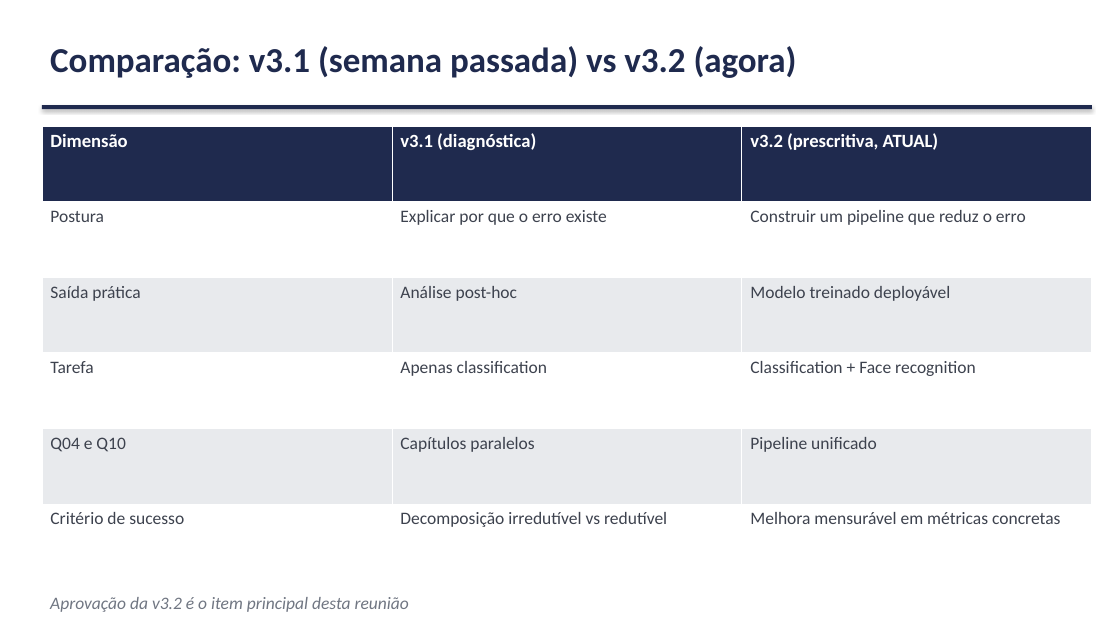
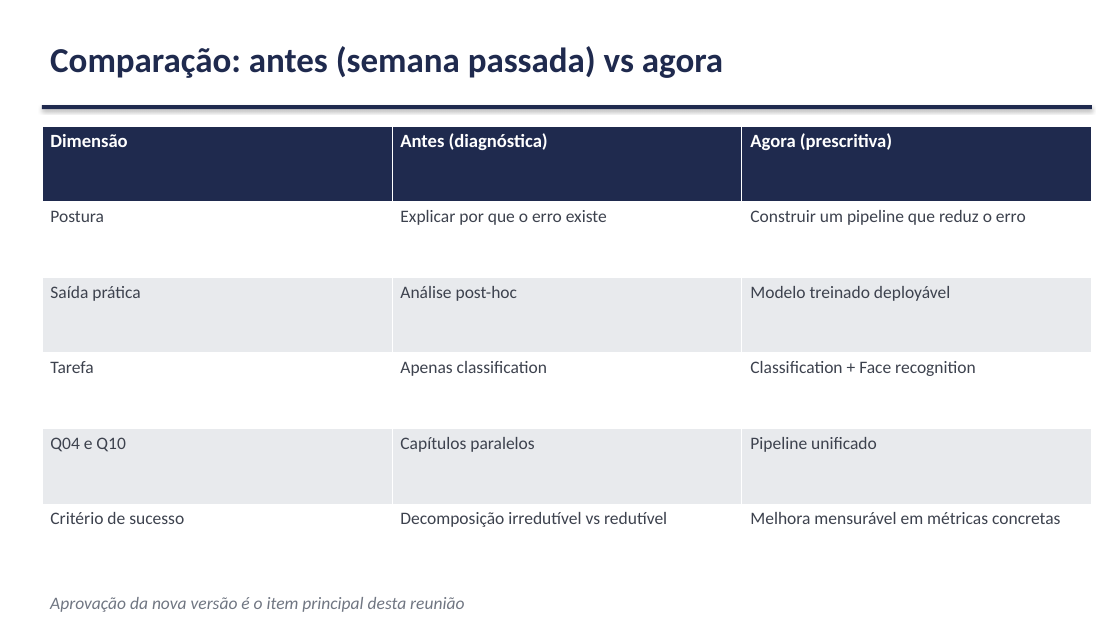
Before and after one commit to marcellozzetti/Facial-Recognition-Models-Mitigating-Bias, a slide deck: slide 15 of docs/ativo/material_reuniao_orientador_v3.2.1.pptx. Drawn at 1120x630 pixels with LibreOffice and Linux fonts; fonts in the diff are those of the drawing. Boxes give left, top, right and bottom in pixels: in the first picture for what was removed or moved away, otherwise in the second. Text is boxed around its words. In the diff, an @@ line names an element or a change of style, - is before the commit and + after.

```diff
--- a/docs/ativo/material_reuniao_orientador_v3.2.1.pptx
+++ b/docs/ativo/material_reuniao_orientador_v3.2.1.pptx
@@ text at (50, 46, 723, 78): text changed @@
-Comparação: v3.1 (semana passada) vs v3.2 (agora)
+Comparação: antes (semana passada) vs agora
@@ table at (42, 126, 1093, 580) @@
-row 1, column 2: v3.1 (diagnóstica)
+row 1, column 2: Antes (diagnóstica)
-row 1, column 3: v3.2 (prescritiva, ATUAL)
+row 1, column 3: Agora (prescritiva)
@@ text at (50, 597, 464, 612): text changed @@
-Aprovação da v3.2 é o item principal desta reunião
+Aprovação da nova versão é o item principal desta reunião
```
Also in this commit, not shown: 15 other slides changed, 1 other file.
